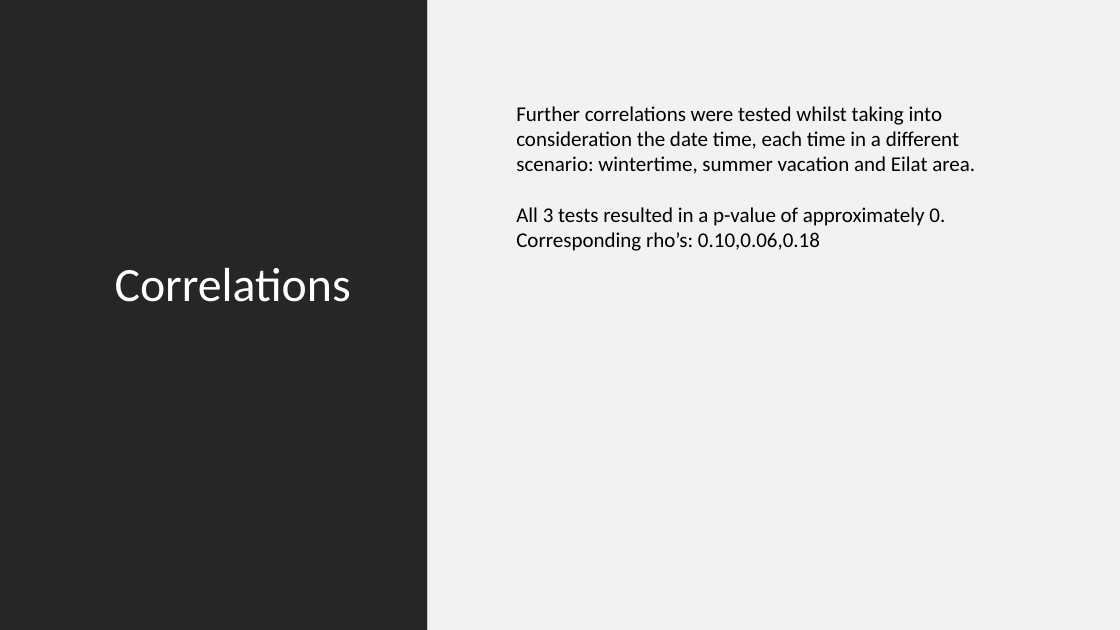
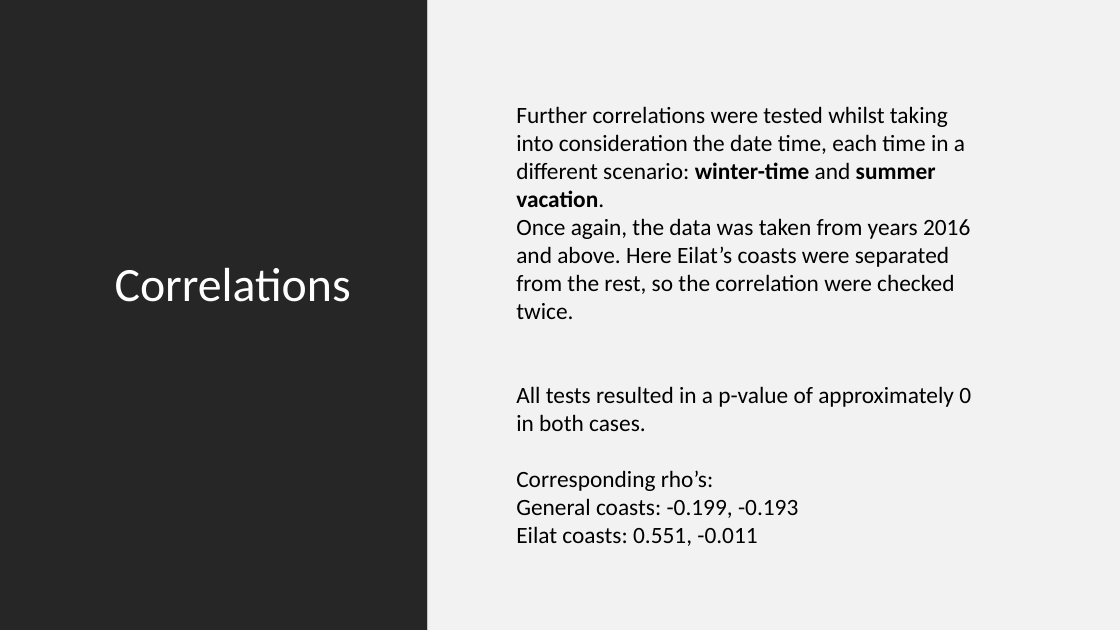
Before and after one commit to LiaCohn/clean-coasts, a slide deck: slide 2 of statistics/statistics conclusions.pptx. Drawn at 1120x630 pixels with LibreOffice and Linux fonts; fonts in the diff are those of the drawing. Boxes give left, top, right and bottom in pixels: in the first picture for what was removed or moved away, otherwise in the second. Text is boxed around its words. In the diff, an @@ line names an element or a change of style, - is before the commit and + after.

```diff
--- a/statistics/statistics conclusions.pptx
+++ b/statistics/statistics conclusions.pptx
@@ text at (516, 106, 971, 546): text changed; size 18 to 20 pt @@
-Further correlations were tested whilst taking into consideration the date time, each time in a different scenario: wintertime, summer vacation and Eilat area.
-All 3 tests resulted in a p-value of approximately 0.
-Corresponding rho’s: 0.10,0.06,0.18
+Further correlations were tested whilst taking into consideration the date time, each time in a different scenario: winter-time and summer vacation.
+Once again, the data was taken from years 2016 and above. Here Eilat’s coasts were separated from the rest, so the correlation were checked twice.
+All tests resulted in a p-value of approximately 0 in both cases.
+Corresponding rho’s:
+General coasts: -0.199, -0.193
+Eilat coasts: 0.551, -0.011
```
Also in this commit, not shown: 3 other slides changed, 1 slide removed, 4 other files.
